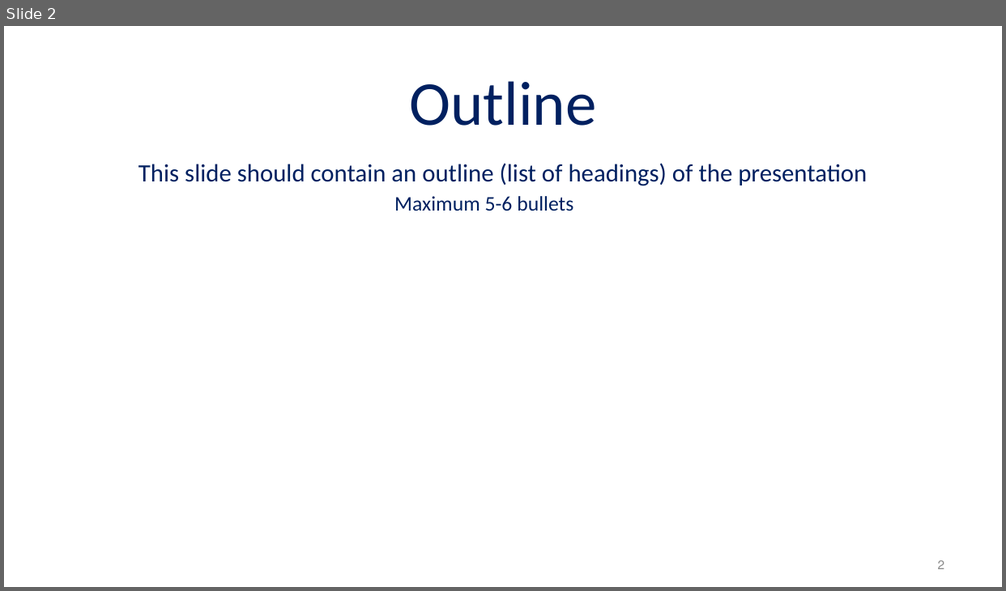
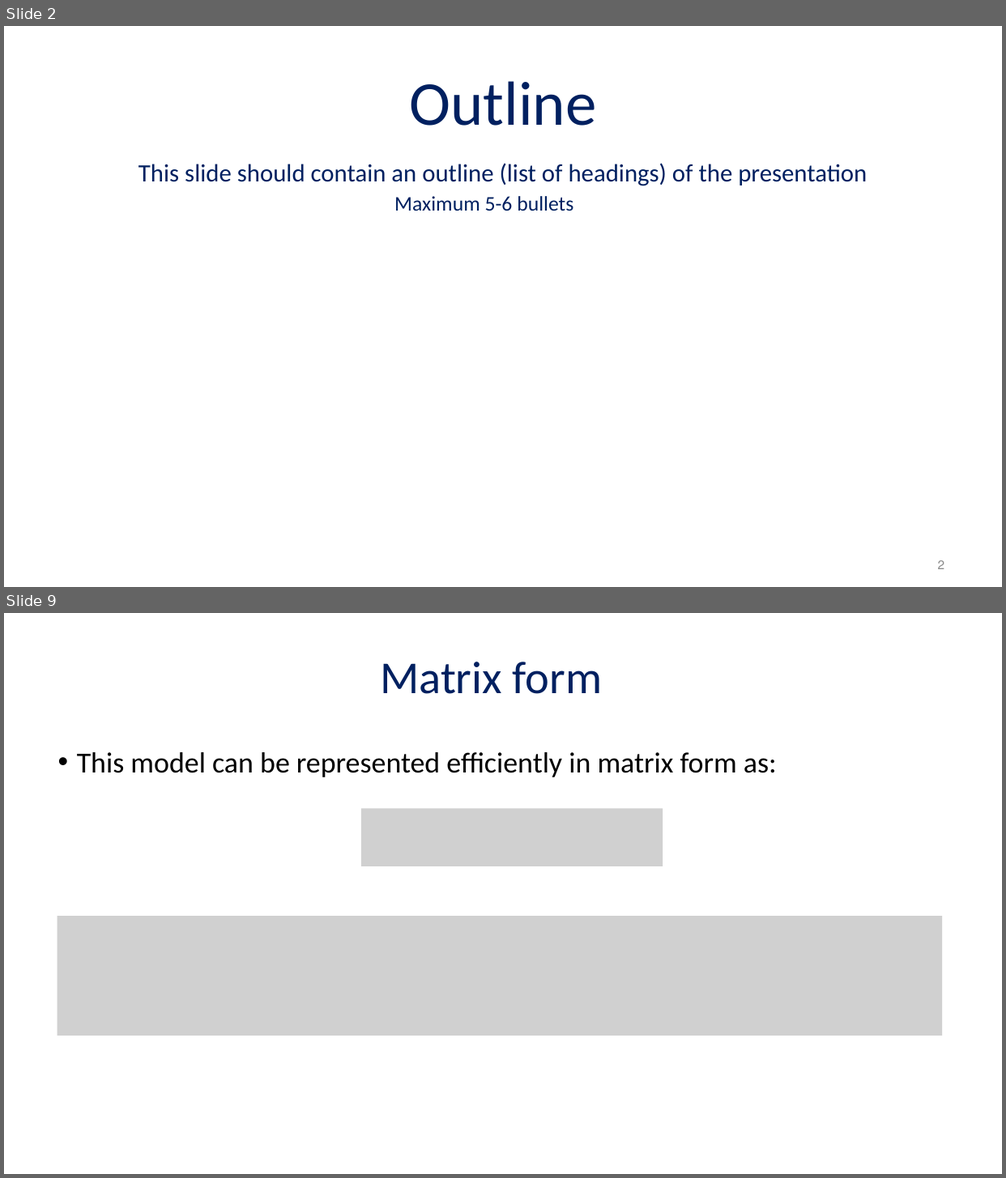
Before and after one commit to AdirCN/DPD, a slide deck: documents/Final Presentation.pptx. Shown one above the other, each under a label of ours: slide 2 before the commit, slides 2 and 9 after it; the slides between them are not shown. The pictures are 1006x591 and 1006x1178 pixels, drawn with LibreOffice and Linux fonts; fonts in the diff are those of the drawing; grey boxes stand for pictures. Boxes give left, top, right and bottom in pixels: in the first picture for what was removed or moved away, otherwise in the second. Text is boxed around its words. In the diff, an @@ line names an element or a change of style, - is before the commit and + after.

```diff
--- a/documents/Final Presentation.pptx
+++ b/documents/Final Presentation.pptx
@@ slide 9 added at bbox=[4, 613, 1002, 1174], background #FFFFFF @@
@@ text added at bbox=[380, 662, 603, 694], 44 pt, text #002060 @@
+Matrix form
@@ text added at bbox=[77, 752, 777, 777], 28 pt, text #000000 @@
+• This model can be represented efficiently in matrix form as:
@@ picture added at bbox=[361, 808, 663, 866] @@
@@ picture added at bbox=[57, 916, 942, 1036] @@
```
Also in this commit, not shown: 1 slide changed, 23 other slides added, 1 slide removed, 1 other file.
